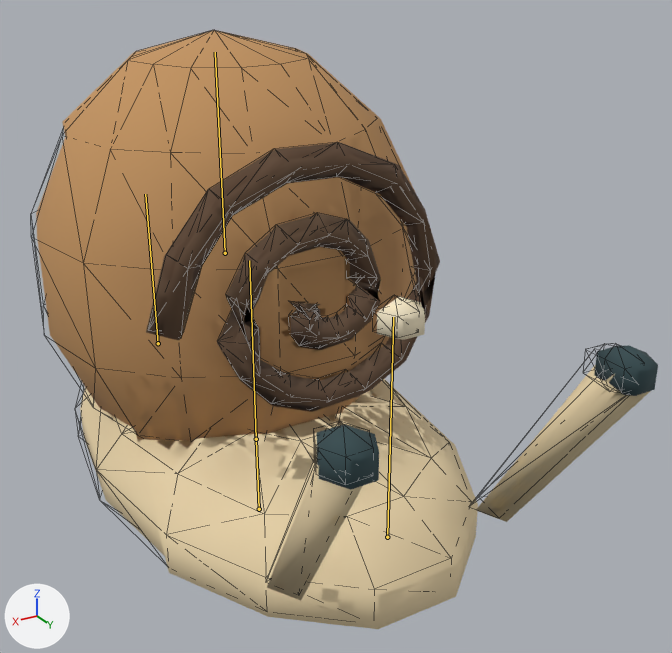
Before and after pictures for a commit that changed the glTF model public/assets/island/insects-v1/insect_snail.glb.
Both versions are drawn from a camera (50 mm lens) standing at (18548.8396, -36148.8203, -951.1687) and looking at (18548.7527, -36148.9652, -951.2411). The axes (+X, +Y, +Z) are drawn at lower left. The lights are the same throughout. The first picture is the older version. The bones that bend it are drawn over the model as lines. Mesh edges are drawn as thin lines.
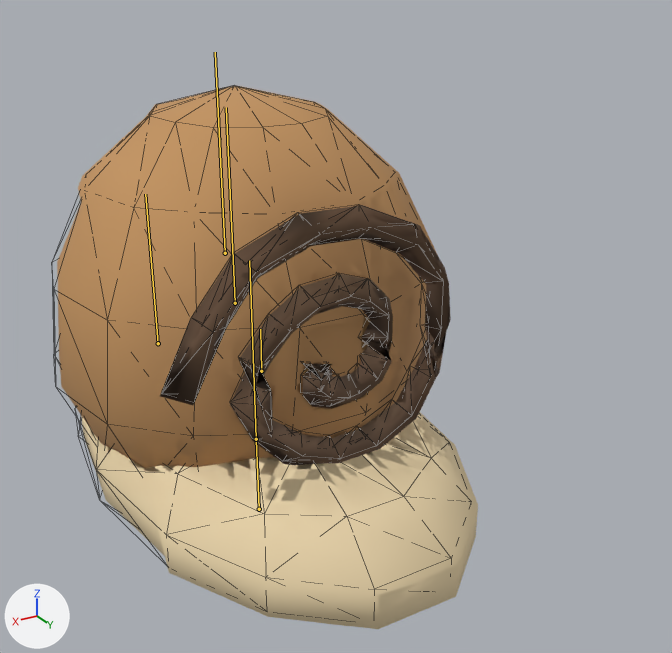
The newer file adds an action. The first version stands in its rest pose; the second is drawn at frame 3 of the action 'Flee'.

Diff of the bpy script that builds the scene:
```diff
--- a/public/assets/island/insects-v1/insect_snail.glb.py
+++ b/public/assets/island/insects-v1/insect_snail.glb.py
@@ bone_head @@
 bone_head = bpy.data.objects['GameIsland.InsectRig.snail.v1'].pose.bones['Head']  # child of 'Body'
-bone_head.location = (0.0, 0.0, 0.0)
-bone_head.scale = (1.0, 1.0, 1.0)
+bone_head.location = (0.0, 0.012, 0.045)
+bone_head.scale = (0.23, 0.23, 0.23)
@@ bone_shell @@
 bone_shell = bpy.data.objects['GameIsland.InsectRig.snail.v1'].pose.bones['Shell']  # child of 'Body'
-bone_shell.location = (0.0, 0.0, 0.0)
+bone_shell.location = (0.0, -0.01, -0.003)
```

What differs and where, as boxes [x1, y1, x2, y2] in the pictures (672 x 653 px):
'Mesh_0', posed (32% narrower, 9% shorter)
    before: [36, 30, 658, 629]
    after: [57, 86, 478, 629]
bone 'Head', root to tip
    before: (387, 537) to (393, 317)
    after: (261, 371) to (260, 329)
bone 'Shell', root to tip
    before: (225, 253) to (215, 52)
    after: (235, 303) to (226, 107)
